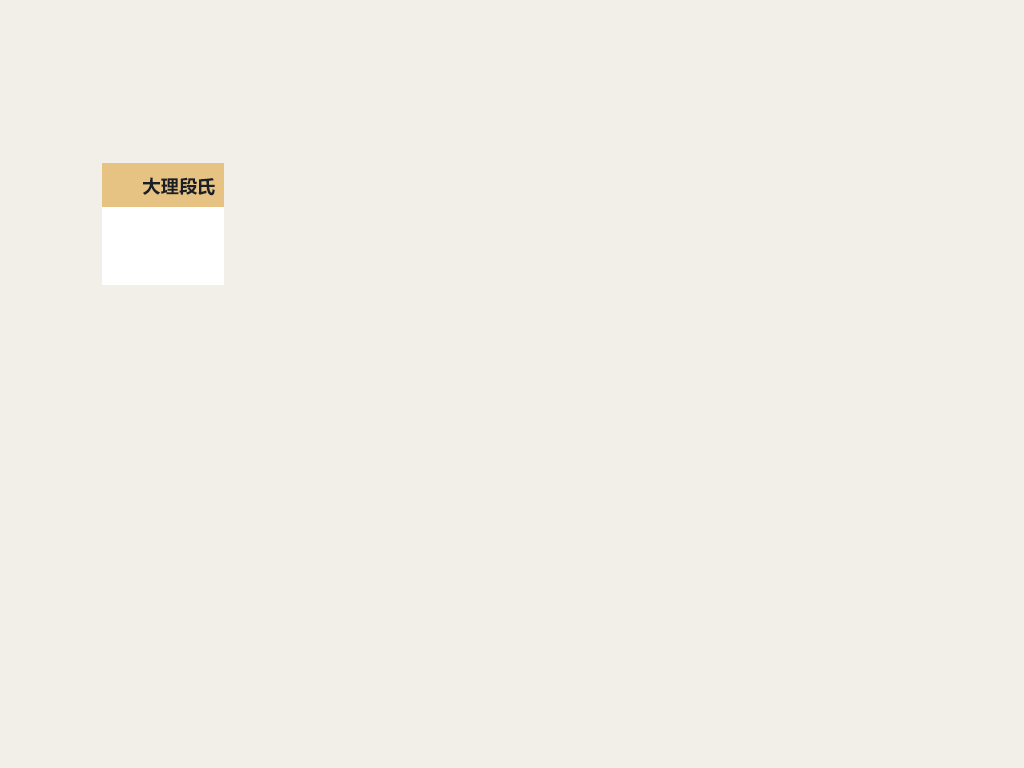
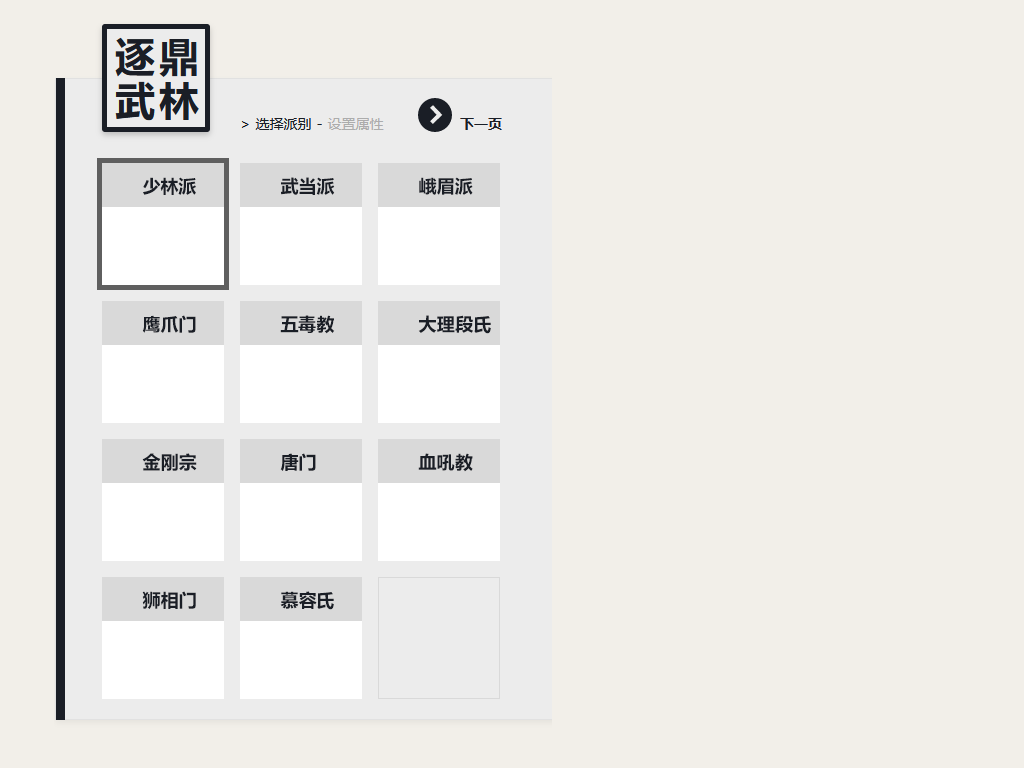
Revision of a layered 1024 × 768 image; what changed, layer by layer:
added group "组 3" with 11 layers in group "组 1" over 142, 177, 491, 610
added group "组 2" with 11 layers in group "组 1" over 102, 163, 500, 621
added layer "矩形 1 拷贝 6" (1st of 4, in "画板 1" › "组 1" › "组 2") in group "组 2" over 240, 577, 362, 621
added layer "矩形 1 拷贝 6" (2nd of 4, in "画板 1" › "组 1" › "组 2") in group "组 2" over 102, 577, 224, 621
added layer "矩形 1 拷贝 5" (1st of 6, in "画板 1" › "组 1" › "组 2") in group "组 2" over 378, 439, 500, 483
added layer "矩形 1 拷贝 5" (2nd of 6, in "画板 1" › "组 1" › "组 2") in group "组 2" over 240, 439, 362, 483
added layer "矩形 1 拷贝 5" (3rd of 6, in "画板 1" › "组 1" › "组 2") in group "组 2" over 102, 439, 224, 483
added layer "矩形 1 拷贝 4" (1st of 6, in "画板 1" › "组 1" › "组 2") in group "组 2" over 378, 301, 500, 345
added group "组 4" with 11 layers in group "组 1" over 102, 163, 500, 699
added layer "矩形 1 拷贝 6" (3rd of 4, in "画板 1" › "组 1" › "组 4") in group "组 4" over 240, 577, 362, 699
added layer "矩形 1 拷贝 6" (4th of 4, in "画板 1" › "组 1" › "组 4") in group "组 4" over 102, 577, 224, 699
added layer "矩形 1 拷贝 5" (4th of 6, in "画板 1" › "组 1" › "组 4") in group "组 4" over 378, 439, 500, 561
added layer "矩形 1 拷贝 5" (5th of 6, in "画板 1" › "组 1" › "组 4") in group "组 4" over 240, 439, 362, 561
added layer "矩形 1 拷贝 5" (6th of 6, in "画板 1" › "组 1" › "组 4") in group "组 4" over 102, 439, 224, 561
added layer "矩形 1 拷贝 4" (4th of 6, in "画板 1" › "组 1" › "组 4") in group "组 4" over 378, 301, 500, 423
added layer "矩形 1 拷贝 4" (5th of 6, in "画板 1" › "组 1" › "组 4") in group "组 4" over 240, 301, 362, 423
added layer "矩形 1 拷贝 4" (6th of 6, in "画板 1" › "组 1" › "组 4") in group "组 4" over 102, 301, 224, 423
added layer "矩形 1 拷贝 3" (2nd of 2, in "画板 1" › "组 1" › "组 4") in group "组 4" over 378, 163, 500, 285
added layer "矩形 1 拷贝 2" (2nd of 2, in "画板 1" › "组 1" › "组 4") in group "组 4" over 240, 163, 362, 285
showed "图层 2" over 54, 22, 552, 725
…and 17 more changes (14 added, 2 painted, 1 renamed, 3 stack)
